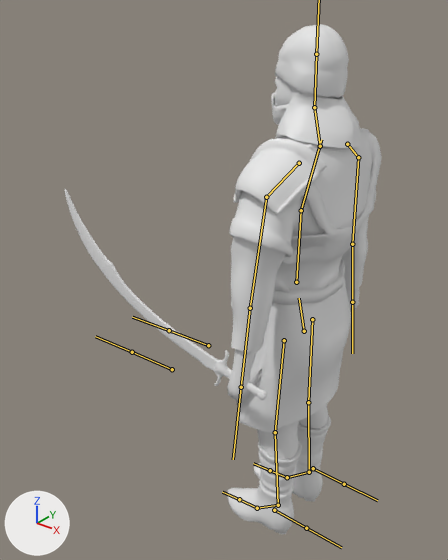
What one commit did to the FBX model Assets/Prefabs/Priesas1.fbx.
The view is the same before and after, from a 50 mm camera at (5.14, -8.78, 10.64) aimed at (-1.74, -0.18, 5.3). The lights are fixed; the arrows at lower left show +X, +Y and +Z. The bones that bend it are drawn over the model as lines.

Objects in the first picture: 'armor', 'boots', 'dude', 'hat', 'mask', 'scimitar'.
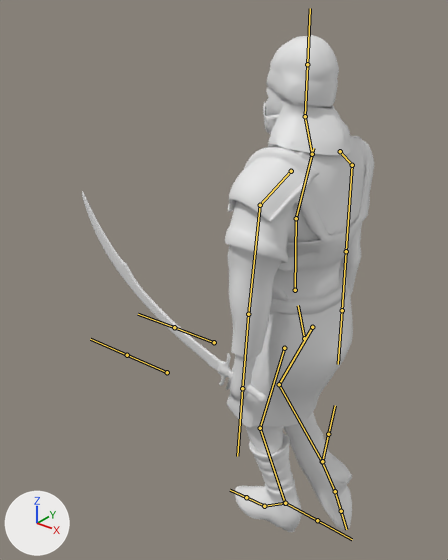
The newer file adds an action. The first version stands in its rest pose; the second is drawn at frame 7 of the action 'Armature|Action'.

What the commit changed:
Bone 'Hips' (bone_hips) moves from (0.0, 0.0, 0.0) to (0.0, -0.028, 0.003).
Bone 'Hips' (bone_hips) turns from (0, 0, 0) to (3, 0, 0) degrees about its own x, y and z.
Bone 'Head' (bone_head) turns from (0, 0, 0) to (-3, 0, 0) degrees about its own x, y and z.
Bone 'Upper Arm.L' (bone_upper_arm_l) turns from (0, 0, 0) to (1, 1, -2) degrees about its own x, y and z.
Bone 'Lower Arm.L' (bone_lower_arm_l) turns from (0, 0, 0) to (2, 6, -2) degrees about its own x, y and z.
Bone 'Upper Arm.R' (bone_upper_arm_r) turns from (0, 0, 0) to (2, 1, 2) degrees about its own x, y and z.
Bone 'Lower Arm.R' (bone_lower_arm_r) turns from (0, 0, 0) to (2, -6, 2) degrees about its own x, y and z.
Bone 'Upper Leg.L' (bone_upper_leg_l) turns from (0, 0, 0) to (15, 23, 5) degrees about its own x, y and z.
Bone 'Lower Leg.L' (bone_lower_leg_l) turns from (0, 0, 0) to (-21, -3, -15) degrees about its own x, y and z.
Bone 'Foot.L' (bone_foot_l) turns from (0, 0, 0) to (4, -9, 27) degrees about its own x, y and z.
Bone 'Upper Leg.R' (bone_upper_leg_r) turns from (0, 0, 0) to (28, -19, -13) degrees about its own x, y and z.
Bone 'Lower Leg.R' (bone_lower_leg_r) turns from (0, 0, 0) to (-52, 17, 34) degrees about its own x, y and z.
Bone 'Foot.R' (bone_foot_r) turns from (0, 0, 0) to (-47, 14, -14) degrees about its own x, y and z.
Bone 'Toes.R' (bone_toes_r) turns from (0, 0, 0) to (-1, -5, 22) degrees about its own x, y and z.

Pixel boxes (x1, y1, x2, y2) of what changed, in the pictures (448 x 560 px):
'armor', posed
    before: (230, 126, 382, 433)
    after: (225, 129, 374, 428)
'hat', posed
    before: (275, 24, 361, 148)
    after: (266, 35, 352, 155)
'boots', posed
    before: (227, 415, 331, 534)
    after: (234, 412, 352, 532)
'scimitar', posed (9% narrower)
    before: (65, 189, 267, 400)
    after: (82, 191, 266, 403)
'dude', posed
    before: (227, 77, 359, 459)
    after: (230, 86, 284, 455)
'mask', posed
    before: (271, 93, 289, 125)
    after: (263, 103, 279, 135)
bone 'Hips', root to tip
    before: (304, 331) to (299, 298)
    after: (304, 338) to (298, 305)
bone 'Head', root to tip
    before: (314, 107) to (316, 54)
    after: (305, 116) to (307, 64)
bone 'Upper Arm.L', root to tip
    before: (266, 197) to (250, 308)
    after: (260, 205) to (248, 314)
bone 'Lower Arm.L', root to tip
    before: (250, 308) to (241, 387)
    after: (248, 314) to (242, 388)
bone 'Upper Arm.R', root to tip
    before: (358, 157) to (352, 244)
    after: (352, 165) to (346, 251)
bone 'Lower Arm.R', root to tip
    before: (352, 244) to (352, 302)
    after: (346, 251) to (342, 310)
bone 'Upper Leg.L', root to tip
    before: (284, 340) to (275, 432)
    after: (284, 348) to (260, 428)
bone 'Lower Leg.L', root to tip
    before: (275, 432) to (278, 505)
    after: (260, 428) to (285, 503)
bone 'Foot.L', root to tip
    before: (278, 505) to (257, 508)
    after: (285, 503) to (264, 506)
bone 'Upper Leg.R', root to tip
    before: (312, 319) to (308, 402)
    after: (312, 327) to (279, 384)
bone 'Lower Leg.R', root to tip
    before: (308, 402) to (309, 472)
    after: (279, 384) to (322, 461)
bone 'Foot.R', root to tip
    before: (309, 472) to (287, 477)
    after: (322, 461) to (335, 491)
bone 'Toes.R', root to tip
    before: (287, 477) to (270, 470)
    after: (335, 491) to (341, 511)
